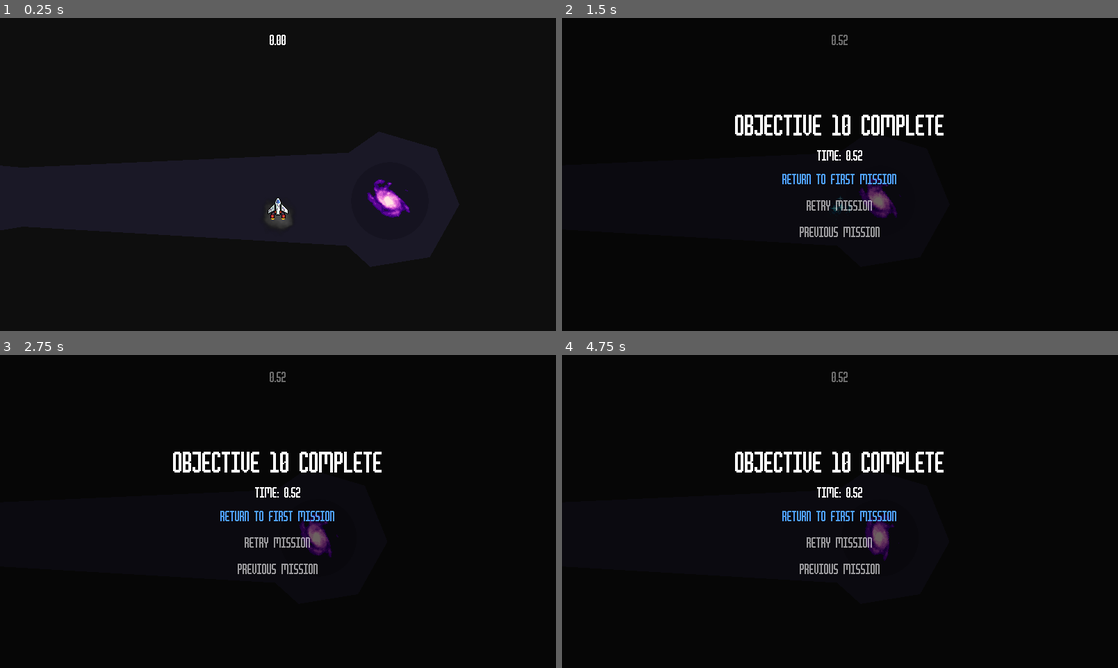
Above: before the commit, frames 1-4 (two rows, left to right).
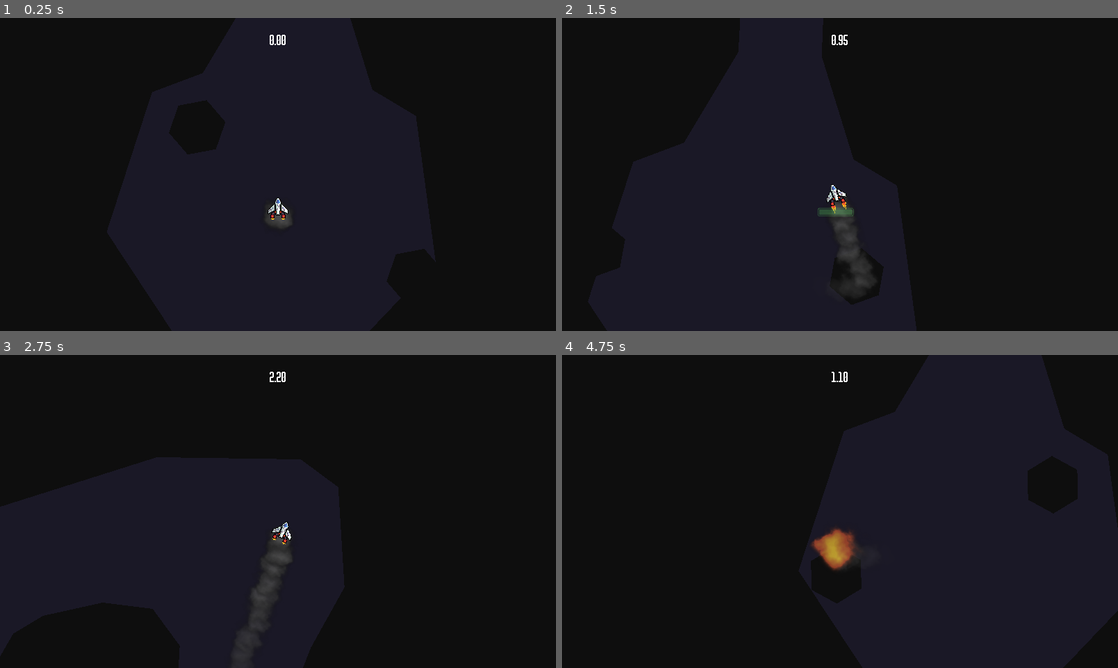
Above: after the commit, the same moments.

Repository: itsMapleLeaf/ldjam54
Game: Godot game, scene res://levels/end.tscn
Two runs of this game, one before a commit and one after it. Both use one fixed random seed, a clock stepped at 60 frames per second and the inputs below. This scene is started directly instead of the project's main scene.
Inputs:
- Up to frame 1 (0.25 s): no input
- Up to frame 2 (1.5 s): hold D (strafe_right) 0.53-1.28 s; hold Space (boost) 0.53-1.28 s; hold A (strafe_left) from 1.28 s (still down)
- Up to frame 3 (2.75 s): release A (strafe_left) at 2.03 s; hold D (strafe_right) from 2.03 s (still down)
- Up to frame 4 (4.75 s): release D (strafe_right) at 3.53 s; hold A (strafe_left) from 3.53 s (still down)

The runs differ from the first frame. In frame 1, 0.5% of the frame differs, in the area x 66-74%, y 51-64%; in frame 2, 27%; in frame 3, 19%; in frame 4, 39%, in the area x 31-100%, y 0-100%.

Commit message:
end level fixes and adjustments

Diff:
--- a/levels/end.tscn
+++ b/levels/end.tscn
@@ -1,9 +1,8 @@
-[gd_scene load_steps=11 format=3 uid="uid://cqp377bovbc3g"]
+[gd_scene load_steps=10 format=3 uid="uid://cqp377bovbc3g"]
 
 [ext_resource type="PackedScene" uid="uid://3iwnktuef6o7" path="res://level_area.tscn" id="1_4fose"]
 [ext_resource type="PackedScene" uid="uid://uof154pm5wte" path="res://regular_collision_polygon_2d.tscn" id="2_bj442"]
 [ext_resource type="PackedScene" uid="uid://bffyh0psdenmv" path="res://wormhole.tscn" id="3_6f6bt"]
-[ext_resource type="PackedScene" uid="uid://dgq48q8e8tai0" path="res://hell_cluster.tscn" id="3_er4bs"]
 [ext_resource type="PackedScene" uid="uid://e6qi38y4o5q7" path="res://player.tscn" id="4_1df2n"]
 [ext_resource type="PackedScene" uid="uid://bcqlficr47ppt" path="res://gravity_pit.tscn" id="6_ex1vk"]
 [ext_resource type="Script" path="res://path_follow.gd" id="7_tkpah"]
@@ -12,7 +11,7 @@
 
 [sub_resource type="Curve2D" id="Curve2D_ervwh"]
 _data = {
-"points": PackedVector2Array(0, 0, 0, 0, -518.802, -356.872, -231.101, 83.2987, 231.101, -83.2987, -178.272, -223.099, 0, 0, 0, 0, 1.60059, -583.787)
+"points": PackedVector2Array(0, 0, 0, 0, -518.802, -356.872, -242.401, 21.5319, 242.401, -21.5319, -190.342, -165.257, 0, 0, 0, 0, 1.60059, -583.787)
 }
 point_count = 3
 
@@ -108,68 +107,133 @@
 position = Vector2(-96, 34)
 polygon = PackedVector2Array(347, 798, 878, 616, 1416, 588, 1720, 758, 1906, 754, 2245, 632, 2562, 606, 2835, 702, 3016 …(269 unchanged characters)…
 
-[node name="HellCluster" parent="." instance=ExtResource("3_er4bs")]
+[node name="HellCluster" type="Node2D" parent="."]
 rotation = 0.472848
 
-[node name="Path2D" parent="HellCluster" index="0"]
+[node name="Path2D" type="Path2D" parent="HellCluster"]
 position = Vector2(237, 331)
-
-[node name="PathFollow2D" parent="HellCluster/Path2D" index="0"]
-position = Vector2(-478.294, -299.551)
-progress = 70.3373
-
-[node name="Rotation" parent="HellCluster/Path2D/PathFollow2D" index="0"]
-rotation = -239.02
-
-[node name="RegularCollisionPolygon2D" parent="HellCluster/Path2D/PathFollow2D/Rotation/LevelObstacle" index="1"]
+scale = Vector2(1.035, 1.035)
+curve = SubResource("Curve2D_ervwh")
+
+[node name="PathFollow2D" type="PathFollow2D" parent="HellCluster/Path2D"]
+position = Vector2(-498.147, -318.367)
+rotation = -0.523823
+progress = 43.7385
+rotates = false
+cubic_interp = false
+script = ExtResource("7_tkpah")
+follow_speed_pixels = 310.0
+offset_pixels = 585.0
+
+[node name="Rotation" type="Node2D" parent="HellCluster/Path2D/PathFollow2D"]
+rotation = -723.584
+script = ExtResource("8_4prnx")
+speed = -2.64
+
+[node name="LevelObstacle" parent="HellCluster/Path2D/PathFollow2D/Rotation" instance=ExtResource("9_k08xs")]
+
+[node name="RegularCollisionPolygon2D" parent="HellCluster/Path2D/PathFollow2D/Rotation/LevelObstacle" instance=ExtResource("2_bj442")]
 polygon = PackedVector2Array(0, -40, 34.641, -20, 34.641, 20, -3.49691e-06, 40, -34.641, 20, -34.641, -20)
-
-[node name="Path2D2" parent="HellCluster" index="1"]
+radius = 40.0
+
+[node name="_Timer_75970" type="Timer" parent="HellCluster/Path2D/PathFollow2D"]
+wait_time = 0.2
+one_shot = true
+
+[node name="_Timer_123160" type="Timer" parent="HellCluster/Path2D/PathFollow2D"]
+wait_time = 0.2
+one_shot = true
+
+[node name="Path2D2" type="Path2D" parent="HellCluster"]
 position = Vector2(-408, 42)
-
-[node name="PathFollow2D" parent="HellCluster/Path2D2" index="0"]
-position = Vector2(-251.581, -205.673)
-progress = 325.964
-
-[node name="Rotation" parent="HellCluster/Path2D2/PathFollow2D" index="0"]
-rotation = -239.02
-
-[node name="RegularCollisionPolygon2D" parent="HellCluster/Path2D2/PathFollow2D/Rotation/LevelObstacle" index="1"]
+rotation = 2.0944
+scale = Vector2(1.035, 1.035)
+curve = SubResource("Curve2D_ervwh")
+
+[node name="PathFollow2D" type="PathFollow2D" parent="HellCluster/Path2D2"]
+position = Vector2(-6.12314, -368.449)
+rotation = -0.523823
+progress = 703.409
+rotates = false
+cubic_interp = false
+script = ExtResource("7_tkpah")
+follow_speed_pixels = 310.0
+offset_pixels = 325.0
+
+[node name="Rotation" type="Node2D" parent="HellCluster/Path2D2/PathFollow2D"]
+rotation = -723.584
+script = ExtResource("8_4prnx")
+speed = -2.64
+
+[node name="LevelObstacle" parent="HellCluster/Path2D2/PathFollow2D/Rotation" instance=ExtResource("9_k08xs")]
+
+[node name="RegularCollisionPolygon2D" parent="HellCluster/Path2D2/PathFollow2D/Rotation/LevelObstacle" instance=ExtResource("2_bj442")]
 polygon = PackedVector2Array(0, -40, 34.641, -20, 34.641, 20, -3.49691e-06, 40, -34.641, 20, -34.641, -20)
-
-[node name="Path2D3" parent="HellCluster" index="2"]
+radius = 40.0
+
+[node name="_Timer_75970" type="Timer" parent="HellCluster/Path2D2/PathFollow2D"]
+wait_time = 0.2
+one_shot = true
+
+[node name="_Timer_123160" type="Timer" parent="HellCluster/Path2D2/PathFollow2D"]
+wait_time = 0.2
+one_shot = true
+
+[node name="Path2D3" type="Path2D" parent="HellCluster"]
 position = Vector2(158, -346)
-
-[node name="PathFollow2D" parent="HellCluster/Path2D3" index="0"]
-position = Vector2(-10.1691, -400.968)
-progress = 655.964
-
-[node name="Rotation" parent="HellCluster/Path2D3/PathFollow2D" index="0"]
-rotation = -239.02
-
-[node name="RegularCollisionPolygon2D" parent="HellCluster/Path2D3/PathFollow2D/Rotation/LevelObstacle" index="1"]
+rotation = 4.18879
+scale = Vector2(1.035, 1.035)
+curve = SubResource("Curve2D_ervwh")
+
+[node name="PathFollow2D" type="PathFollow2D" parent="HellCluster/Path2D3"]
+position = Vector2(-297.692, -171.715)
+rotation = -0.523823
+progress = 298.739
+rotates = false
+cubic_interp = false
+script = ExtResource("7_tkpah")
+follow_speed_pixels = 310.0
+offset_pixels = 840.0
+
+[node name="Rotation" type="Node2D" parent="HellCluster/Path2D3/PathFollow2D"]
+rotation = -723.584
+script = ExtResource("8_4prnx")
+speed = -2.64
+
+[node name="LevelObstacle" parent="HellCluster/Path2D3/PathFollow2D/Rotation" instance=ExtResource("9_k08xs")]
+
+[node name="RegularCollisionPolygon2D" parent="HellCluster/Path2D3/PathFollow2D/Rotation/LevelObstacle" instance=ExtResource("2_bj442")]
 polygon = PackedVector2Array(0, -40, 34.641, -20, 34.641, 20, -3.49691e-06, 40, -34.641, 20, -34.641, -20)
+radius = 40.0
+
+[node name="_Timer_75970" type="Timer" parent="HellCluster/Path2D3/PathFollow2D"]
+wait_time = 0.2
+one_shot = true
+
+[node name="_Timer_123160" type="Timer" parent="HellCluster/Path2D3/PathFollow2D"]
+wait_time = 0.2
+one_shot = true
 
 [node name="HellCluster2" type="Node2D" parent="."]
 position = Vector2(-837, 784)
 rotation = 2.06534
 
 [node name="HellClusterObstacle" type="Path2D" parent="HellCluster2"]
-position = Vector2(113.343, -169.051)
+position = Vector2(180.471, -154.124)
 rotation = -1.23332
 curve = SubResource("Curve2D_ervwh")
 
 [node name="PathFollow2D" type="PathFollow2D" parent="HellCluster2/HellClusterObstacle"]
-position = Vector2(-316.147, -206.634)
-rotation = -0.523823
-progress = 261.215
-rotates = false
-cubic_interp = false
-script = ExtResource("7_tkpah")
-follow_speed_pixels = 300.0
+position = Vector2(-66.3172, -229.184)
+rotation = -0.523823
+progress = 550.156
+rotates = false
+cubic_interp = false
+script = ExtResource("7_tkpah")
+follow_speed_pixels = 475.0
 
 [node name="Rotation" type="Node2D" parent="HellCluster2/HellClusterObstacle/PathFollow2D"]
-rotation = -239.02
+rotation = -723.584
 script = ExtResource("8_4prnx")
 speed = -2.64
 
@@ -193,17 +257,17 @@
 curve = SubResource("Curve2D_ervwh")
 
 [node name="PathFollow2D" type="PathFollow2D" parent="HellCluster2/HellClusterObstacle2"]
-position = Vector2(-219.838, -210.951)
-rotation = -0.523823
-progress = 358.159
-rotates = false
-cubic_interp = false
-script = ExtResource("7_tkpah")
-follow_speed_pixels = -300.0
+position = Vector2(-412.912, -225.064)
+rotation = -0.523823
+progress = 170.815
+rotates = false
+cubic_interp = false
+script = ExtResource("7_tkpah")
+follow_speed_pixels = 475.0
 offset_pixels = 1460.0
 
 [node name="Rotation" type="Node2D" parent="HellCluster2/HellClusterObstacle2/PathFollow2D"]
-rotation = -239.02
+rotation = -723.584
 script = ExtResource("8_4prnx")
 speed = -2.64
 
@@ -231,9 +295,3 @@
 position = Vector2(5305, 528)
 
 [node name="Player" parent="." instance=ExtResource("4_1df2n")]
-position = Vector2(5144, 540)
-
-[editable path="HellCluster"]
-[editable path="HellCluster/Path2D"]
-[editable path="HellCluster/Path2D2"]
-[editable path="HellCluster/Path2D3"]
Not shown, changed: ideas.txt
